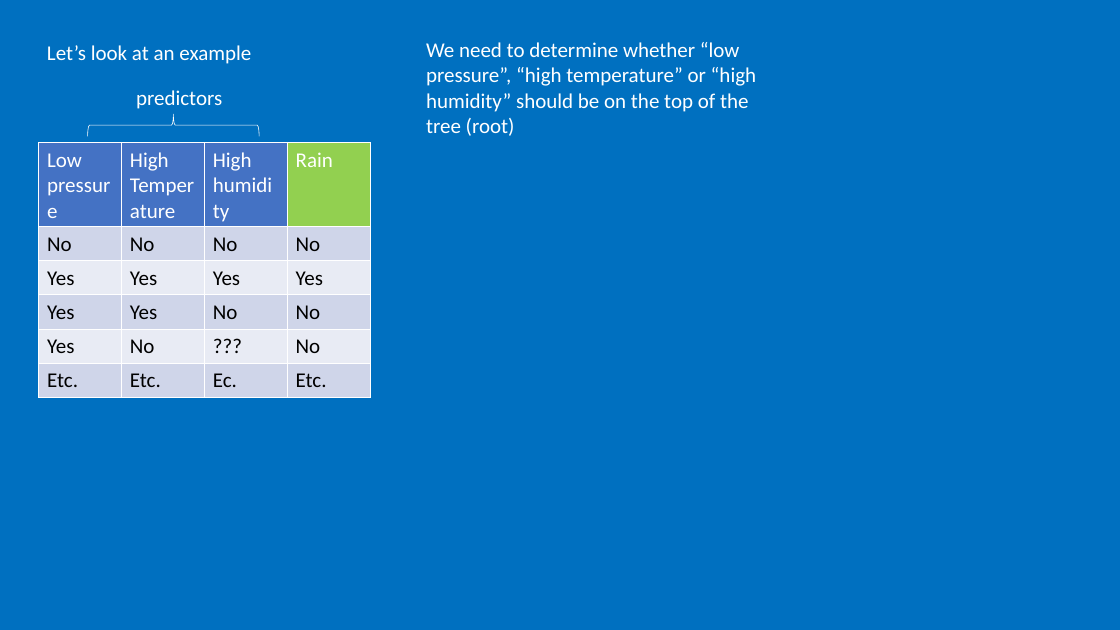
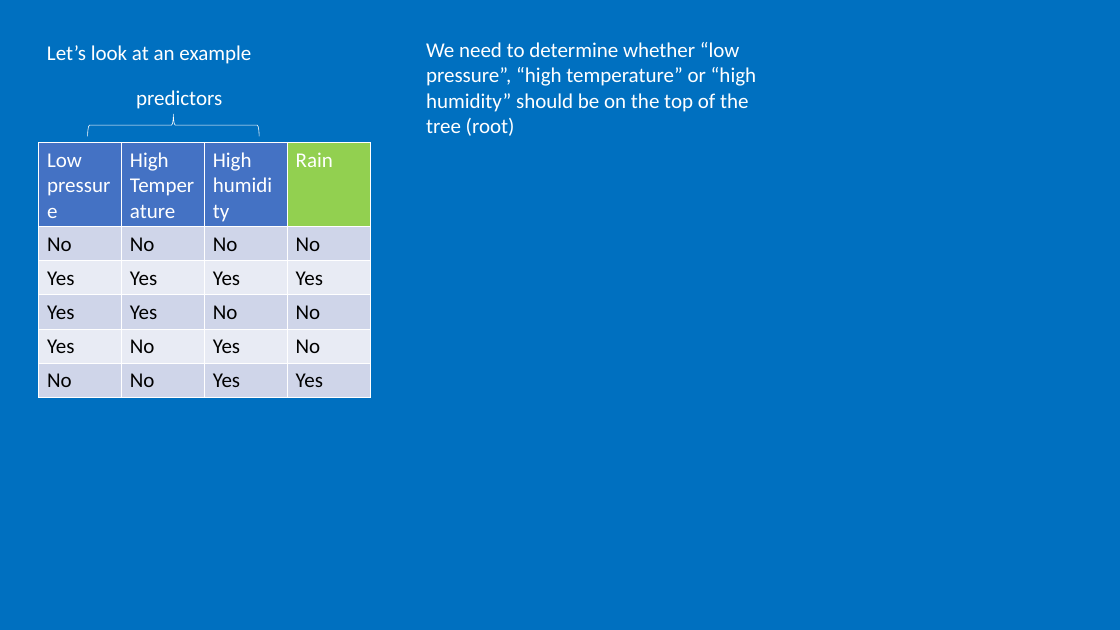
Before and after one commit to jzanetti/Sijin_ML, a slide deck: slide 2 of docs/source/decision_tree/slides/dt_classification.pptx. Drawn at 1120x630 pixels with LibreOffice and Linux fonts; fonts in the diff are those of the drawing. Boxes give left, top, right and bottom in pixels: in the first picture for what was removed or moved away, otherwise in the second. Text is boxed around its words. In the diff, an @@ line names an element or a change of style, - is before the commit and + after.

```diff
--- a/docs/source/decision_tree/slides/dt_classification.pptx
+++ b/docs/source/decision_tree/slides/dt_classification.pptx
@@ table at (39, 143, 371, 397) @@
-row 5, column 3: ???
+row 5, column 3: Yes
-row 6: Etc. | Etc. | Ec. | Etc.
+row 6: No | No | Yes | Yes
```
Also in this commit, not shown: 3 other slides changed, 2 slides added, 4 other files.
